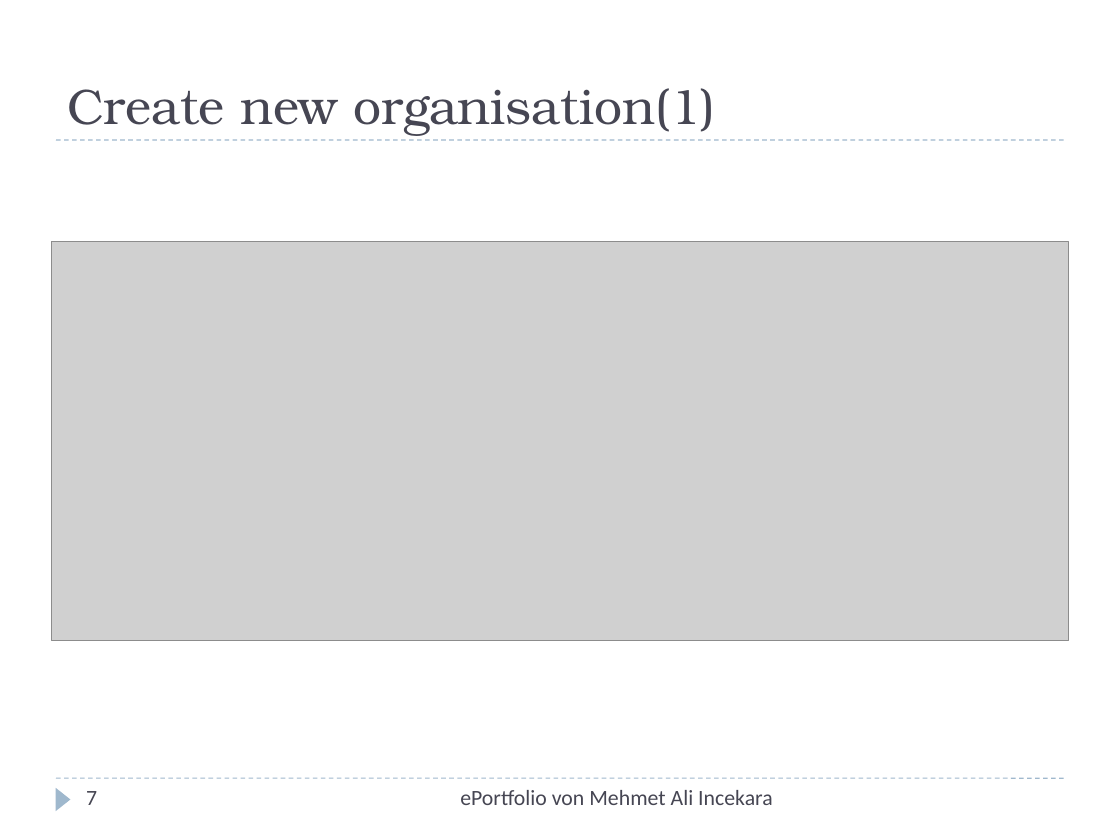
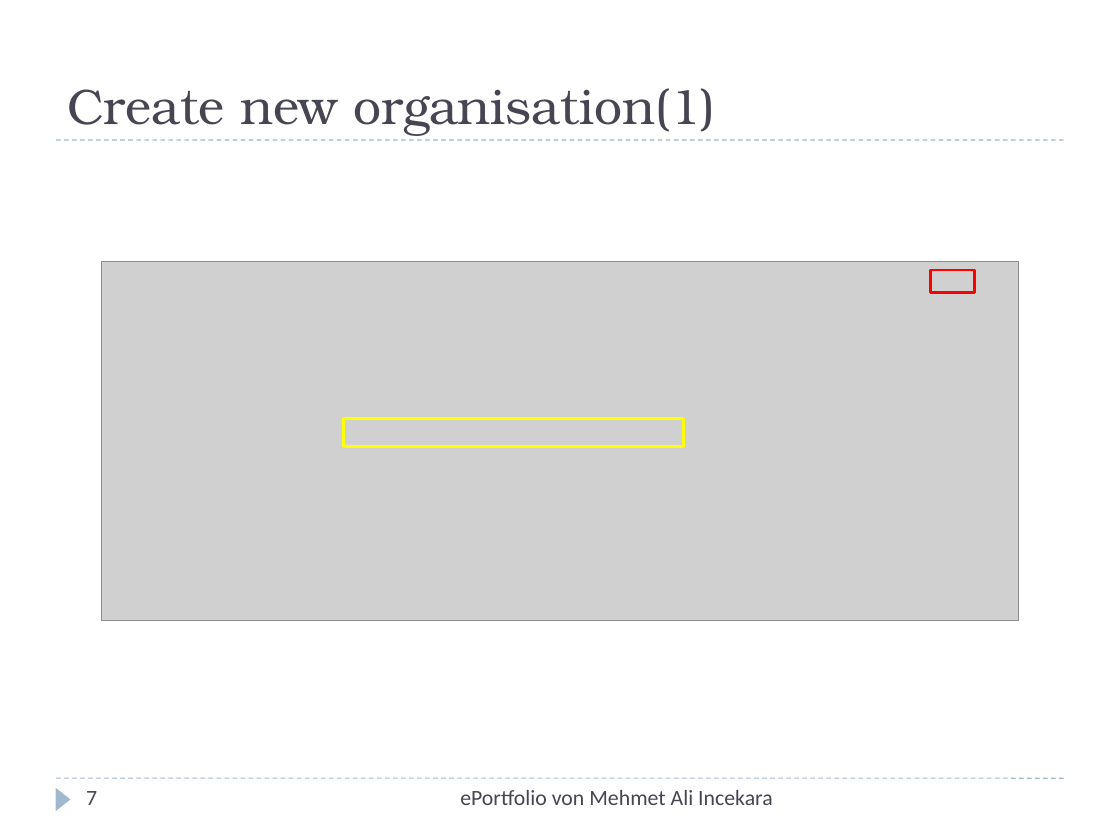
Before and after one commit to xnappy/ePortfolio, a slide deck: slide 7 of Tutorial.pptx. Drawn at 1120x840 pixels with LibreOffice and Linux fonts; fonts in the diff are those of the drawing; grey boxes stand for pictures. Boxes give left, top, right and bottom in pixels: in the first picture for what was removed or moved away, otherwise in the second. Text is boxed around its words. In the diff, an @@ line names an element or a change of style, - is before the commit and + after.

```diff
--- a/Tutorial.pptx
+++ b/Tutorial.pptx
@@ picture: place and size @@
-picture at <box>52,242,1068,641</box>
+picture at <box>102,261,1019,620</box>
@@ rectangle added at <box>931,270,974,292</box>, outline #FF0000 1.5 pt @@
@@ rectangle added at <box>344,419,683,447</box>, outline #FFFF00 1.5 pt @@
```
Also in this commit, not shown: 12 other slides changed, 1 other file.
